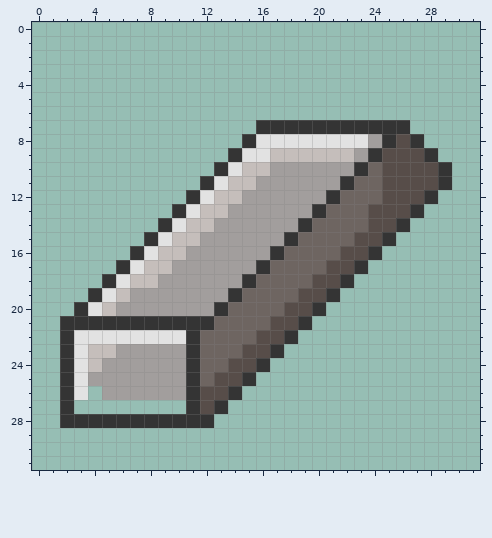
Pixel-art sprite: assets/game/Objects/icon_iron_bar2.png. The picture above is the old version.
The file is 32x32 pixels.
Once edited:
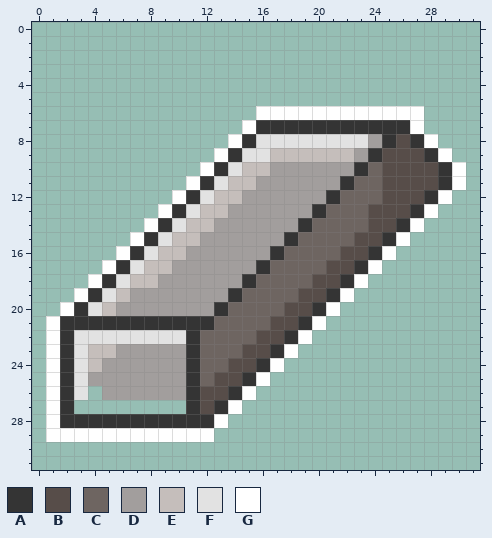
Palette (. is transparent): A #343434  B #574d49  C #6e6561  D #a29e9d  E #c5bebb  F #e2e2e2  G #ffffff
Change:
@@ x 0..31 @@
  5 ................................
- 6 ................................
- 7 ................AAAAAAAAAAA.....
- 8 ...............AFFFFFFFFDABA....
- 9 ..............AFFEEEEEEDABBBA...
-10 .............AFEEDDDDDDACBBBBA..
-11 ............AFEEDDDDDDACCBBBBA..
-12 ...........AFEEDDDDDDACCCBBBA...
-13 ..........AFEEDDDDDDACCCBBBA....
-14 .........AFEEDDDDDDACCCCBBA.....
-15 ........AFEEDDDDDDACCCCBBA......
-16 .......AFEEDDDDDDACCCCBBA.......
-17 ......AFEEDDDDDDACCCCBBA........
-18 .....AFEEDDDDDDACCCCBBA.........
-19 ....AFEDDDDDDDACCCCBBA..........
-20 ...AFEDDDDDDDACCCCBBA...........
-21 ..AAAAAAAAAAACCCCBBA............
-22 ..AFFFFFFFFACCCCBBA.............
-23 ..AFEEDDDDDACCCBBA..............
-24 ..AFEDDDDDDACCBBA...............
-25 ..AFDDDDDDDACBBA................
-26 ..AF.DDDDDDABBA.................
-27 ..A........ABA..................
-28 ..AAAAAAAAAAA...................
-29 ................................
+ 6 ................GGGGGGGGGGGG....
+ 7 ...............GAAAAAAAAAAAG....
+ 8 ..............GAFFFFFFFFDABAG...
+ 9 .............GAFFEEEEEEDABBBAG..
+10 ............GAFEEDDDDDDACBBBBAG.
+11 ...........GAFEEDDDDDDACCBBBBAG.
+12 ..........GAFEEDDDDDDACCCBBBAG..
+13 .........GAFEEDDDDDDACCCBBBAG...
+14 ........GAFEEDDDDDDACCCCBBAG....
+15 .......GAFEEDDDDDDACCCCBBAG.....
+16 ......GAFEEDDDDDDACCCCBBAG......
+17 .....GAFEEDDDDDDACCCCBBAG.......
+18 ....GAFEEDDDDDDACCCCBBAG........
+19 ...GAFEDDDDDDDACCCCBBAG.........
+20 ..GAFEDDDDDDDACCCCBBAG..........
+21 .GAAAAAAAAAAACCCCBBAG...........
+22 .GAFFFFFFFFACCCCBBAG............
+23 .GAFEEDDDDDACCCBBAG.............
+24 .GAFEDDDDDDACCBBAG..............
+25 .GAFDDDDDDDACBBAG...............
+26 .GAF.DDDDDDABBAG................
+27 .GA........ABAG.................
+28 .GAAAAAAAAAAAG..................
+29 .GGGGGGGGGGGG...................
 30 ................................
Where, in picture pixels (left, top, right, bottom), the same in both pictures:
added: (46, 106, 466, 442)
